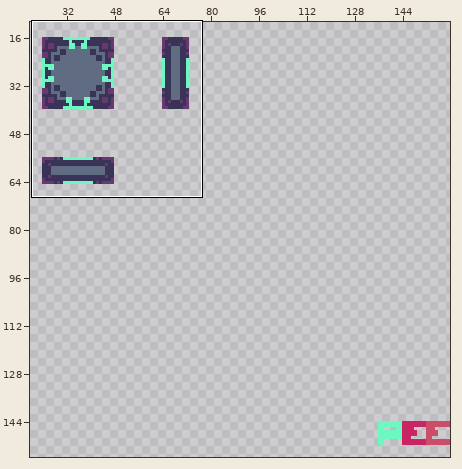
Edited in one commit: pixel-art file (design/tileset.ase). Above, an overview of the earlier version with the close-up marked.
Close-up. The starting point:
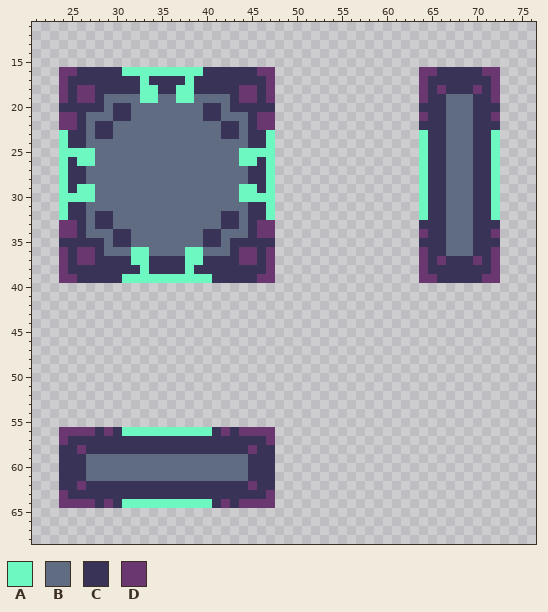
160x160 pixels, 1 frame. Shown: x 21..76, y 11..68. The wide view leaves out empty margins.
Palette (. is transparent): A #6df7c1  B #606c81  C #393457  D #6a3771
Pixels before, first column x 24:
16 DDCCCCCAAAAAAAAACCCCCCDD................DDCCCCCDD
17 DCCCCCCCCACCCCACCCCCCCCD................DCCCCCCCD
18 DCDDCCCCCAACCAACCCCCDDCD................DCDCCCDCD
19 DCDDCBBBBAABBAABBBBCDDCD................DCCBBBCCD
20 CCCCCBCCBBBBBBBBCCBCCCCC................CCCBBBCCC
21 DDCBBBCCBBBBBBBBCCBBBCDD................DCCBBBCCD
22 DDCBCCBBBBBBBBBBBBCCBCDD................CCCBBBCCC
23 ACCBCCBBBBBBBBBBBBCCBCCA................ACCBBBCCA
24 ACCBBBBBBBBBBBBBBBBBBCCA................ACCBBBCCA
25 AAAABBBBBBBBBBBBBBBBAAAA................ACCBBBCCA
26 ACAABBBBBBBBBBBBBBBBAACA................ACCBBBCCA
27 ACCBBBBBBBBBBBBBBBBBBCCA................ACCBBBCCA
28 ACCBBBBBBBBBBBBBBBBBBCCA................ACCBBBCCA
29 ACAABBBBBBBBBBBBBBBBAACA................ACCBBBCCA
30 AAAABBBBBBBBBBBBBBBBAAAA................ACCBBBCCA
31 ACCBBBBBBBBBBBBBBBBBBCCA................ACCBBBCCA
32 ACCBCCBBBBBBBBBBBBCCBCCA................ACCBBBCCA
33 DDCBCCBBBBBBBBBBBBCCBCDD................CCCBBBCCC
34 DDCBBBCCBBBBBBBBCCBBBCDD................DCCBBBCCD
35 CCCCCBCCBBBBBBBBCCBCCCCC................CCCBBBCCC
36 DCDDCBBBAABBBBAABBBCDDCD................DCCBBBCCD
37 DCDDCCCCAACCCCAACCCCDDCD................DCDCCCDCD
38 DCCCCCCCCACCCCACCCCCCCCD................DCCCCCCCD
39 DDCCCCCAAAAAAAAAACCCCCDD................DDCCCCCDD
40 .................................................
41 .................................................
42 .................................................
43 .................................................
44 .................................................
45 .................................................
46 .................................................
47 .................................................
48 .................................................
49 .................................................
50 .................................................
51 .................................................
52 .................................................
53 .................................................
54 .................................................
55 .................................................
56 DDDDCDCAAAAAAAAAACDCDDDD.........................
57 DCCCCCCCCCCCCCCCCCCCCCCD.........................
58 CCDCCCCCCCCCCCCCCCCCCDCC.........................
59 CCCBBBBBBBBBBBBBBBBBBCCC.........................
60 CCCBBBBBBBBBBBBBBBBBBCCC.........................
61 CCCBBBBBBBBBBBBBBBBBBCCC.........................
62 CCDCCCCCCCCCCCCCCCCCCDCC.........................
63 DCCCCCCCCCCCCCCCCCCCCCCD.........................
64 DDDDCDCAAAAAAAAAACDCDDDD.........................
New version:
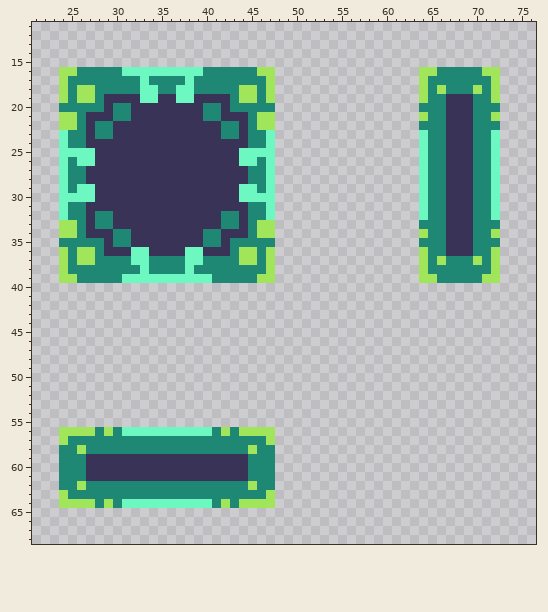
The exact change:
{"colour":"B","old":"#606c81","new":"#393457"}
{"colour":"C","old":"#393457","new":"#1e8875"}
{"colour":"D","old":"#6a3771","new":"#a1e55a"}
{"label":"changed","picture_box":[59,67,275,283]}
{"label":"changed","picture_box":[419,67,500,283]}
{"label":"changed","picture_box":[59,427,275,508]}
